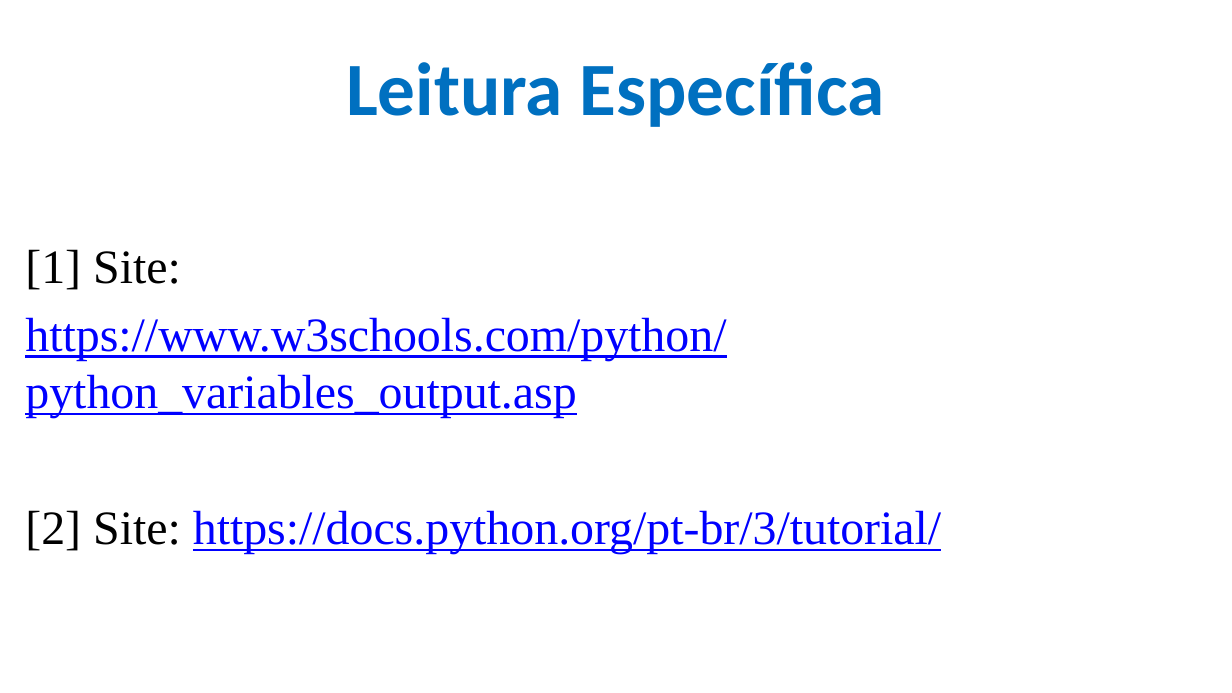
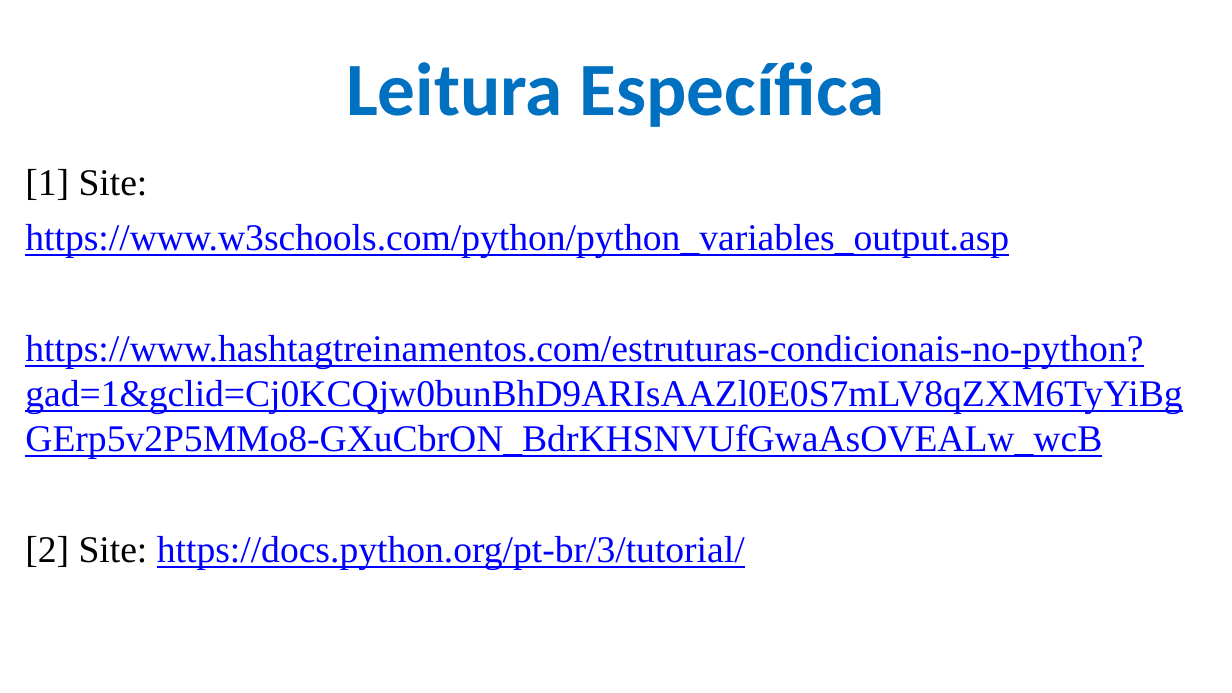
Before and after one commit to CloudEducationBrazil/WydenUniRuyPythonRAD, a slide deck: slide 20 of 01 Classes/Aula 03 RAD Python - input output de Dados Formatação e Estrutura de Sequencial.pptx. Drawn at 1232x693 pixels with LibreOffice and Linux fonts; fonts in the diff are those of the drawing; background and template pictures are left out. Boxes give left, top, right and bottom in pixels: in the first picture for what was removed or moved away, otherwise in the second. Text is boxed around its words. In the diff, an @@ line names an element or a change of style, - is before the commit and + after.

```diff
--- a/01 Classes/Aula 03 RAD Python - input output de Dados Formatação e Estrutura de Sequencial.pptx
+++ b/01 Classes/Aula 03 RAD Python - input output de Dados Formatação e Estrutura de Sequencial.pptx
@@ text "[1] Site:": place and size @@
-text "[1] Site:" at [25,249,941,554]
+text "[1] Site:" at [25,169,1182,570]
@@ text at [25,169,1009,570]: size 28 to 22 pt in "[1] Site:", "https://www.w3schools.com/python/python_variables_output.asp", "[2] Site: https://docs.python.org/pt-br/3/tutorial/" @@
@@ text at [25,335,1182,459]: paragraph added @@
+https://www.hashtagtreinamentos.com/estruturas-condicionais-no-python?gad=1&gclid=Cj0KCQjw0bunBhD9ARIsAAZl0E0S7mLV8qZXM6TyYiBgGErp5v2P5MMo8-GXuCbrON_BdrKHSNVUfGwaAsOVEALw_wcB
```
Also in this commit, not shown: 3 other slides changed, 1 other file.
